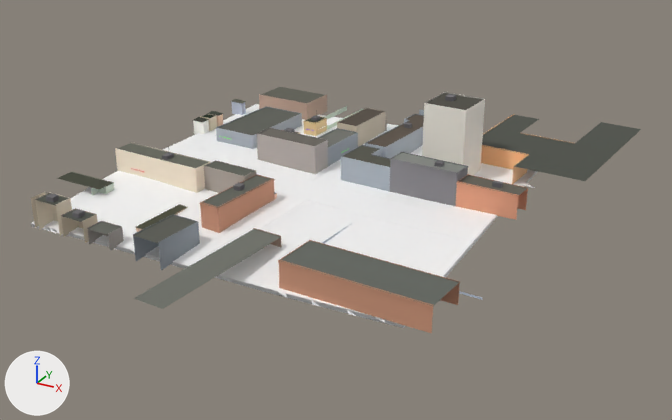
A saved change to the glTF model public/tiles/0/2_-13.glb.
One viewpoint serves both versions: a 50 mm lens placed at (934.0, 2700.0, 432.0), pointed at (668.0, 3184.0, 190.0). The axes (+X, +Y, +Z) are drawn at lower left. The lights are the same throughout. The first picture is the older version. Where no turn or scale is listed for an object, it has been applied to the vertices. Vertices at exactly the same position are counted once.

Script lines for the objects in view, before the commit:
```python
me_t0_2__13 = bpy.data.meshes.new('t0_2_-13')
me_t0_2__13.from_pydata(...)  # 9958 vertices, 15412 faces; spans x -163.0..163.0, y -179.0..179.0, z -33.0..33.0
me_t0_2__13.materials.append(mat_terrain)
me_t0_2__13.materials.append(mat_mark_a)
me_t0_2__13.materials.append(mat_mark_c)
me_t0_2__13.materials.append(mat_asphalt)
me_t0_2__13.materials.append(mat_pavement)
me_t0_2__13.materials.append(mat_curb)
me_t0_2__13.materials.append(mat_sidewalk)
me_t0_2__13.materials.append(mat_crossing)
me_t0_2__13.materials.append(mat_dirt)
me_t0_2__13.materials.append(mat_shop)
me_t0_2__13.materials.append(mat_facade)
me_t0_2__13.materials.append(mat_wall)
me_t0_2__13.materials.append(mat_neon)
me_t0_2__13.materials.append(mat_roof)
me_t0_2__13.materials.append(mat_facade_house)
me_t0_2__13.materials.append(mat_facade_tuff)
me_t0_2__13.materials.append(mat_facade_modern)
ob_t0_2__13 = bpy.data.objects.new('t0_2_-13', me_t0_2__13)
ob_t0_2__13.location = (655.3, 3192.1, 220.6)
```
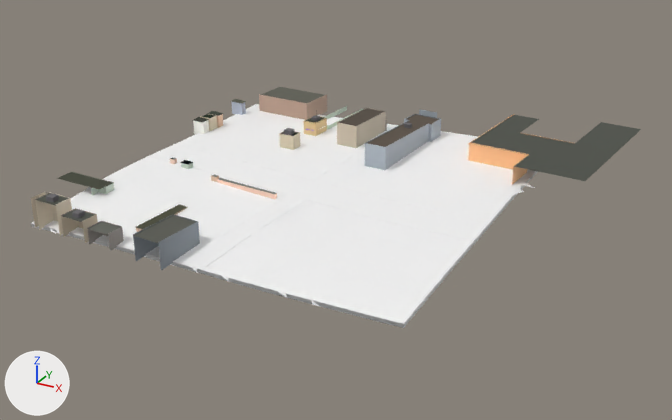
Where the newer file only moved an object's origin or applied its transform, the numbers keep the older frame.

What differs and where, as boxes (x1, y1, x2, y2) in the pictures (672 x 420 px):
't0_2_-13', reshaped: before (31, 87, 641, 333); after (31, 87, 641, 328)
part 1 of me_t0_2__13, deleted: before (115, 92, 528, 333)
part 2 of me_t0_2__13, cut back: before (184, 123, 384, 233); after (207, 132, 356, 213)

The edits, one by one:
me_t0_2__13 is used by ob_t0_2__13; location (655.3, 3192.1, 220.6).
me_t0_2__13 had 9958 vertices, 15412 faces and spanned x -163.0..163.0, y -179.0..179.0, z -33.0..33.0.
me_t0_2__13 now has 9276 vertices, 14676 faces and spans x -163.0..163.0, y -130.0..179.0, z -33.0..-2.0.
me_t0_2__13 part 1: 42 loose pieces with 558 vertices, spanning x -144.0..140.0, y -179.0..107.0, z -30.0..33.0, are deleted.
me_t0_2__13 part 2: 14 vertices moved within x -132.0..23.0, y -10.0..108.0, z -23.0..-20.0; 132 vertices removed from x -123.0..31.0, y -81.0..80.0, z -27.0..-3.0; 9 vertices added at x -113.0..31.0, y -54.0..64.0, z -25.0..-22.0.
Other edits to the shape of me_t0_2__13 do not show in these pictures.
me_t0_2__13 no longer uses material mat_facade_modern.
